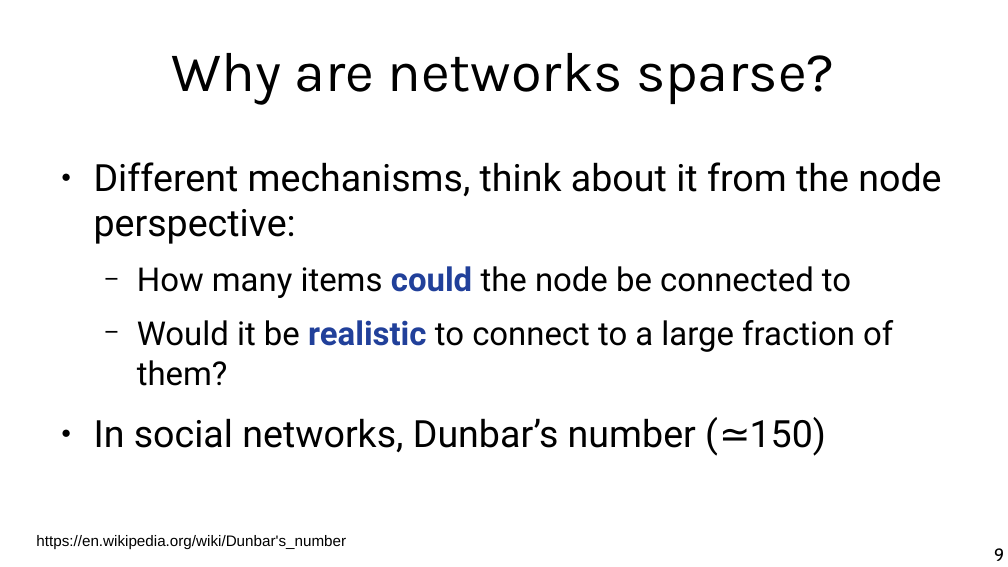
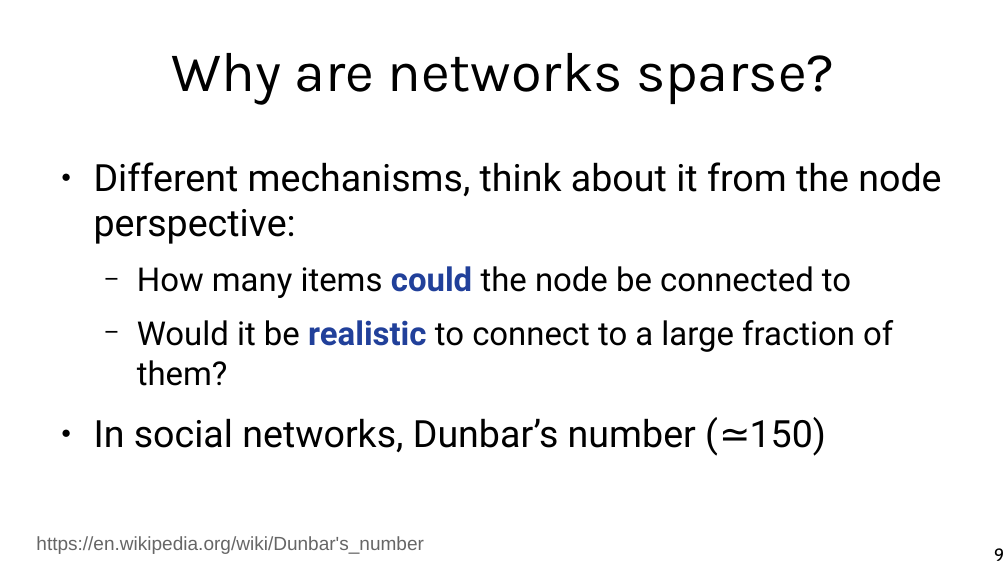
Before and after one commit to chatox/networks-science-course, a slide deck: slide 9 of theory/odp/tt04-connectivity.odp. Drawn at 1008x567 pixels with LibreOffice and Linux fonts; fonts in the diff are those of the drawing. Boxes give left, top, right and bottom in pixels: in the first picture for what was removed or moved away, otherwise in the second. Text is boxed around its words. In the diff, an @@ line names an element or a change of style, - is before the commit and + after.

```diff
--- a/theory/odp/tt04-connectivity.odp
+++ b/theory/odp/tt04-connectivity.odp
@@ text "https://en.wikipedia.org/wiki/Dunbar's_number" at [36,536,424,554]: size 12 to 15 pt, text colour #000000 to #666666 @@
```
Also in this commit, not shown: 4 other slides changed, 5 other files.
